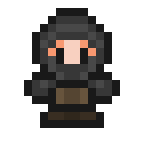
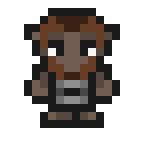
Layer changes from the first 144 × 144 image to the second:
added group "Grok" with 3 layers above "Exterminateur" over [24, 8, 120, 120]
added layer "Layer 75" in group "Grok" over [32, 8, 112, 120]
added layer "Orc" (1st of 2, in "Grok") in group "Grok" over [24, 8, 120, 120]
hid group "cys" (4 layers) over [24, 8, 120, 120]
hid "Layer 72" over [32, 8, 112, 120]
hid "Human copy" over [24, 16, 120, 120]
